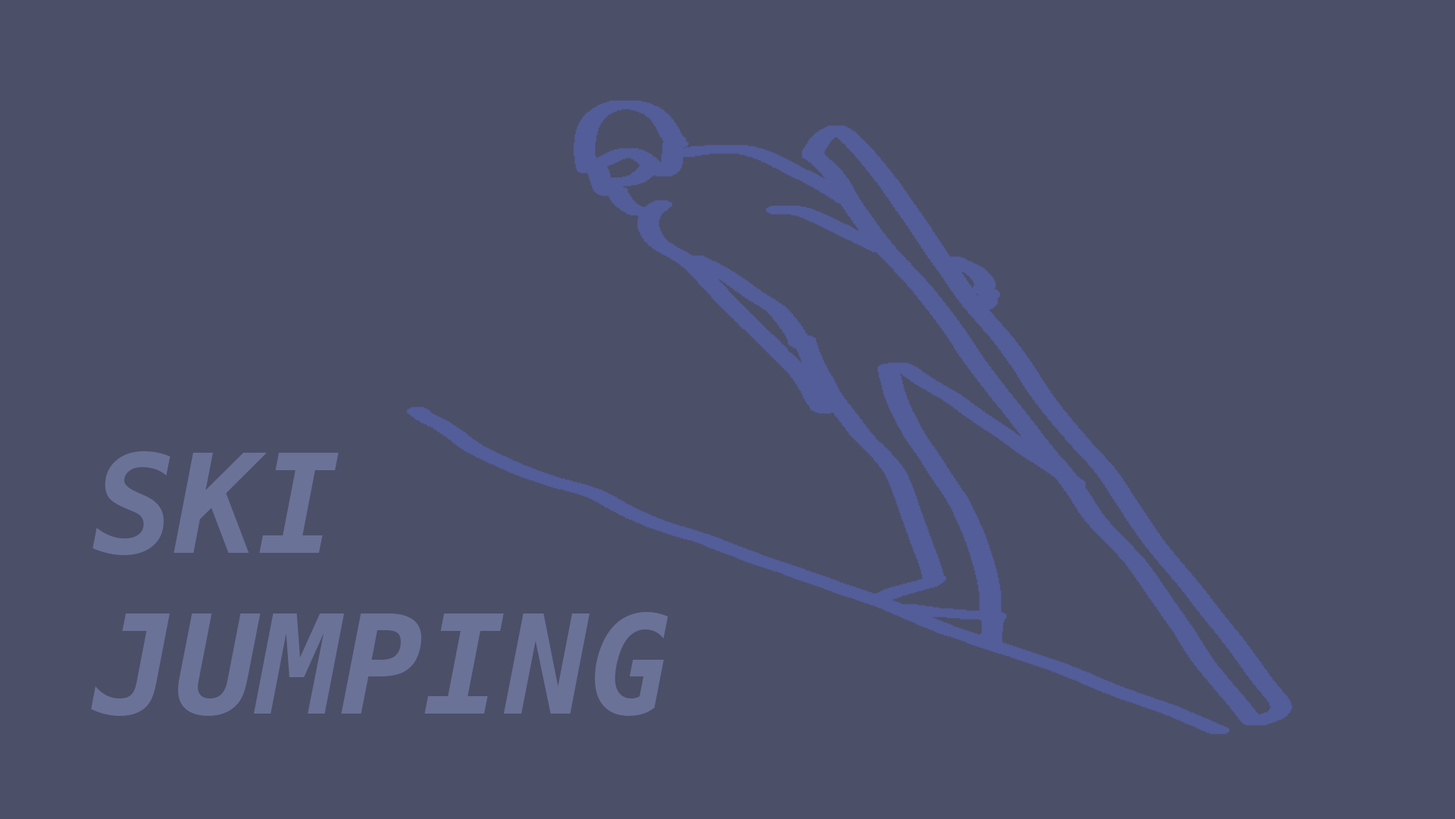
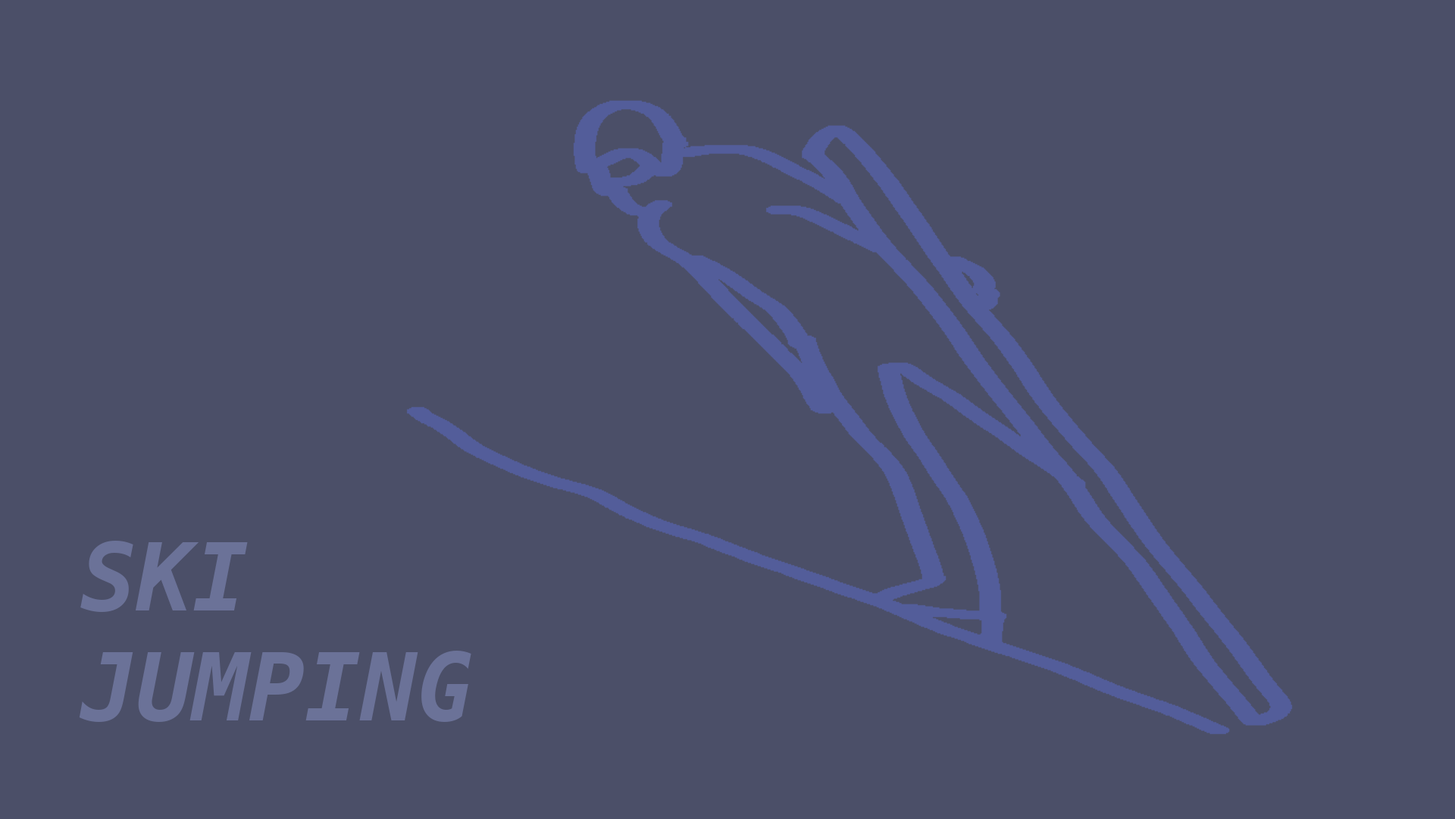
Layer changes from the first (1455, 819) image to the second:
painted on "SKI ..." over [78, 451, 669, 722]
